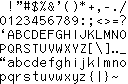
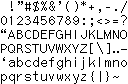
Layered file, before and after one edit (128×84). Changes by layer:
painted on "even" over [0, 1, 127, 84]
